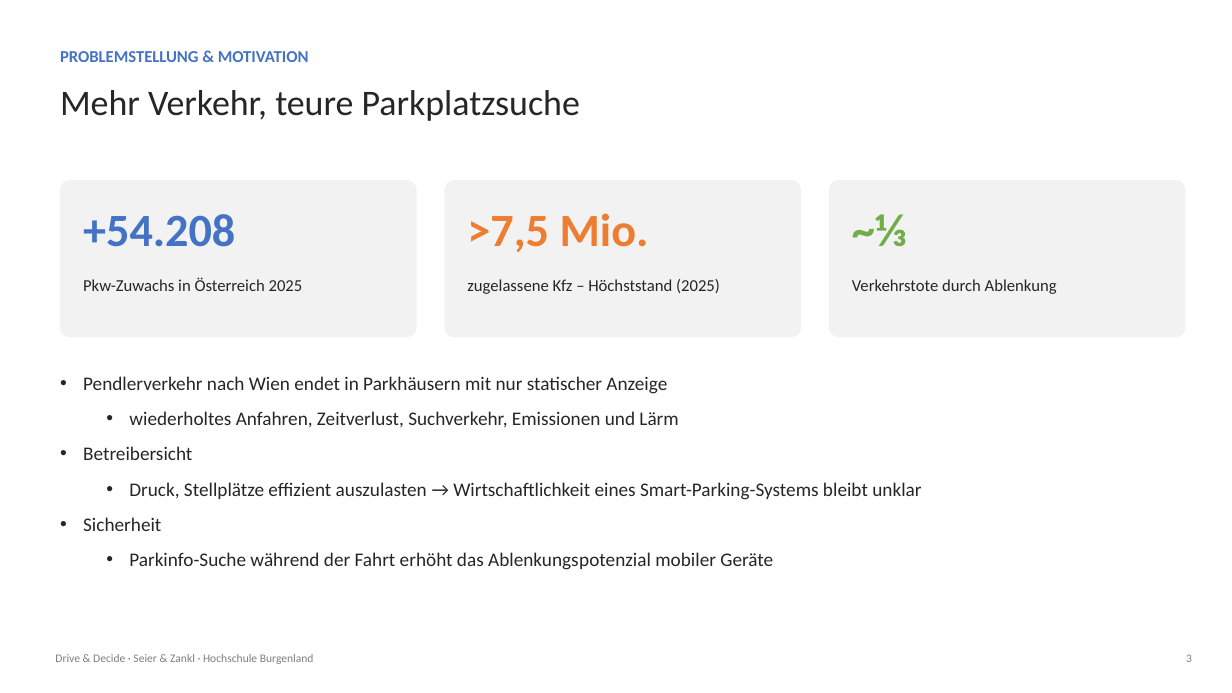
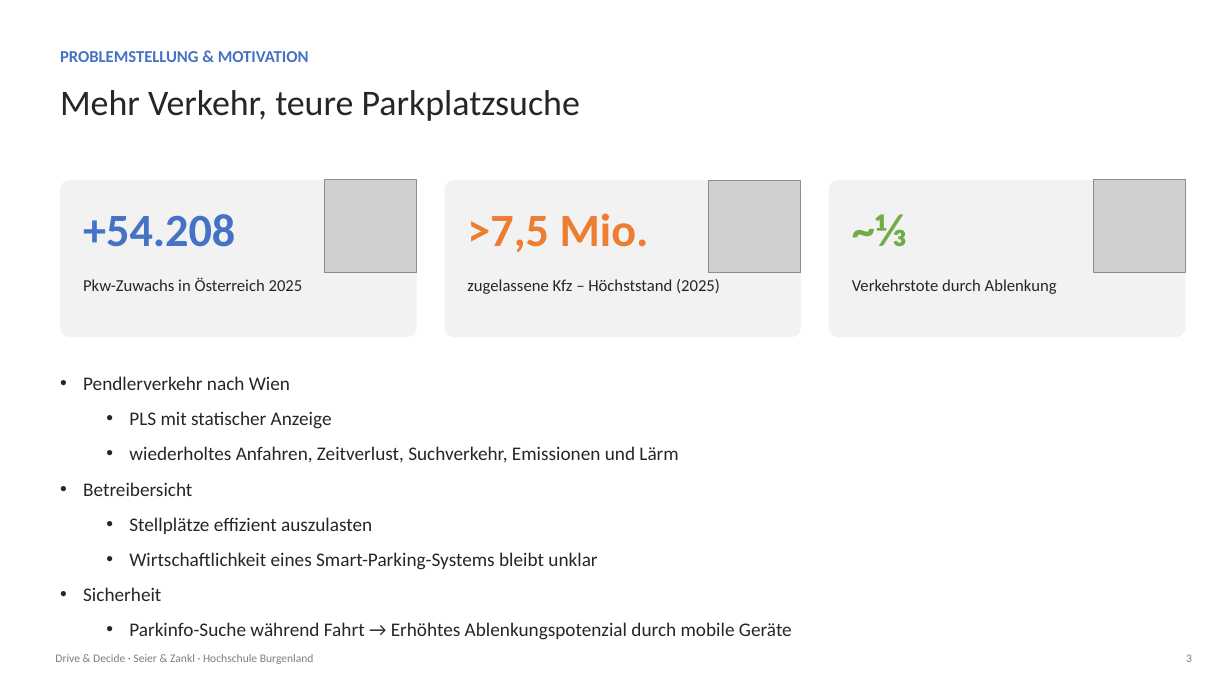
Before and after one commit to hochschule-jz/gruppe-n-inenp, a slide deck: slide 3 of presentation/Präsentation.pptx. Drawn at 1232x693 pixels with LibreOffice and Linux fonts; fonts in the diff are those of the drawing; grey boxes stand for pictures. Boxes give left, top, right and bottom in pixels: in the first picture for what was removed or moved away, otherwise in the second. Text is boxed around its words. In the diff, an @@ line names an element or a change of style, - is before the commit and + after.

Commit message:
updated presentation

```diff
--- a/presentation/Präsentation.pptx
+++ b/presentation/Präsentation.pptx
@@ picture added at <box>324,180,417,273</box> @@
@@ picture added at <box>709,180,801,273</box> @@
@@ picture added at <box>1093,180,1186,273</box> @@
@@ text at <box>83,376,332,429</box>: text changed @@
-• Pendlerverkehr nach Wien endet in Parkhäusern mit nur statischer Anzeige
+• Pendlerverkehr nach Wien
+  • PLS mit statischer Anzeige
@@ text at <box>129,517,597,570</box>: text changed @@
-  • Druck, Stellplätze effizient auszulasten → Wirtschaftlichkeit eines Smart-Parking-Systems bleibt unklar
+  • Stellplätze effizient auszulasten
+  • Wirtschaftlichkeit eines Smart-Parking-Systems bleibt unklar
@@ text at <box>129,622,792,640</box>: text changed @@
-  • Parkinfo-Suche während der Fahrt erhöht das Ablenkungspotenzial mobiler Geräte
+  • Parkinfo-Suche während Fahrt → Erhöhtes Ablenkungspotenzial durch mobile Geräte
```
Also in this commit, not shown: 10 other slides changed.
